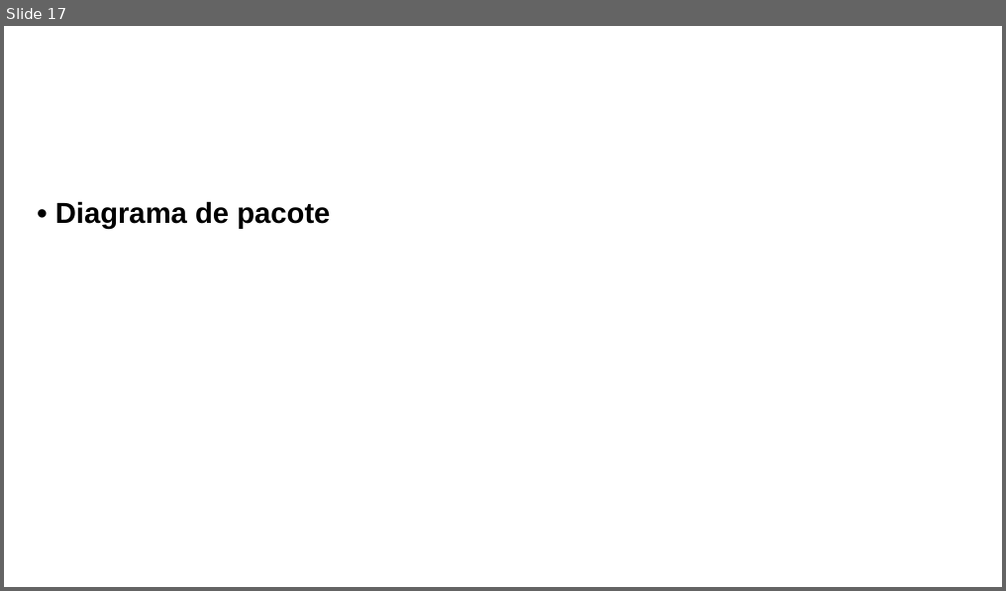
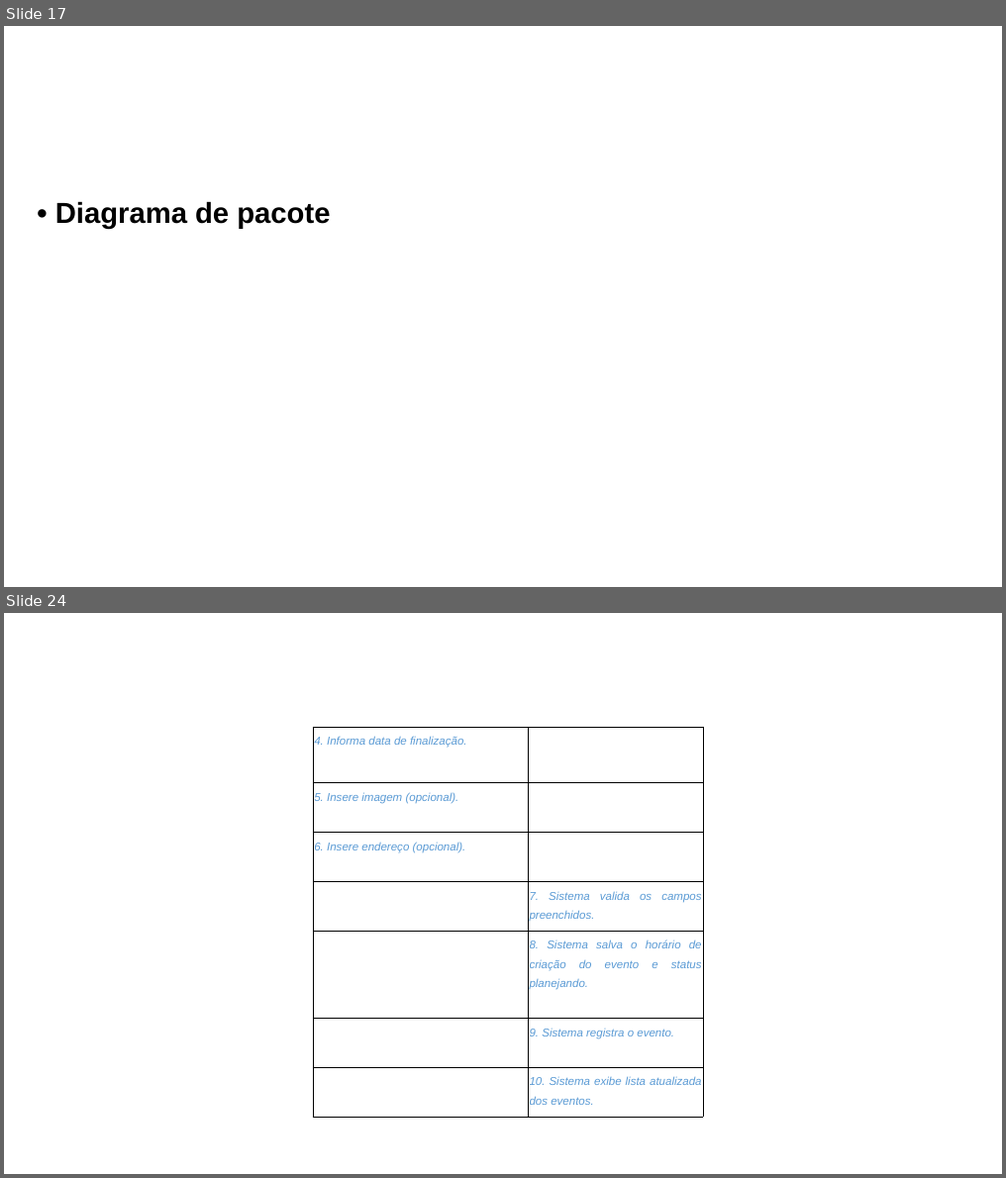
Before and after one commit to alanfranciscos/faitec-2024, a slide deck: docs/Eventify_PowerPoint.pptx. Shown one above the other, each under a label of ours: slide 17 before the commit, slides 17 and 24 after it; the slides between them are not shown. The pictures are 1006x591 and 1006x1178 pixels, drawn with LibreOffice and Linux fonts; fonts in the diff are those of the drawing; background and template pictures are left out. Boxes give left, top, right and bottom in pixels: in the first picture for what was removed or moved away, otherwise in the second. Text is boxed around its words. In the diff, an @@ line names an element or a change of style, - is before the commit and + after.

```diff
--- a/docs/Eventify_PowerPoint.pptx
+++ b/docs/Eventify_PowerPoint.pptx
@@ slide 24 added at box(4, 613, 1002, 1174), background picture (left out) @@
@@ table added at box(313, 727, 703, 1117), 7 rows, 2 columns @@
+4. Informa data de finalização. | 
+5. Insere imagem (opcional). | 
+6. Insere endereço (opcional). | 
+ | 7. Sistema valida os campos preenchidos.
+ | 8. Sistema salva o horário de criação do evento e status planejando.
+ | 9. Sistema registra o evento.
+ | 10. Sistema exibe lista atualizada dos eventos.
```
Also in this commit, not shown: 1 slide changed, 8 other slides added, 4 slides removed, 2 other files.
